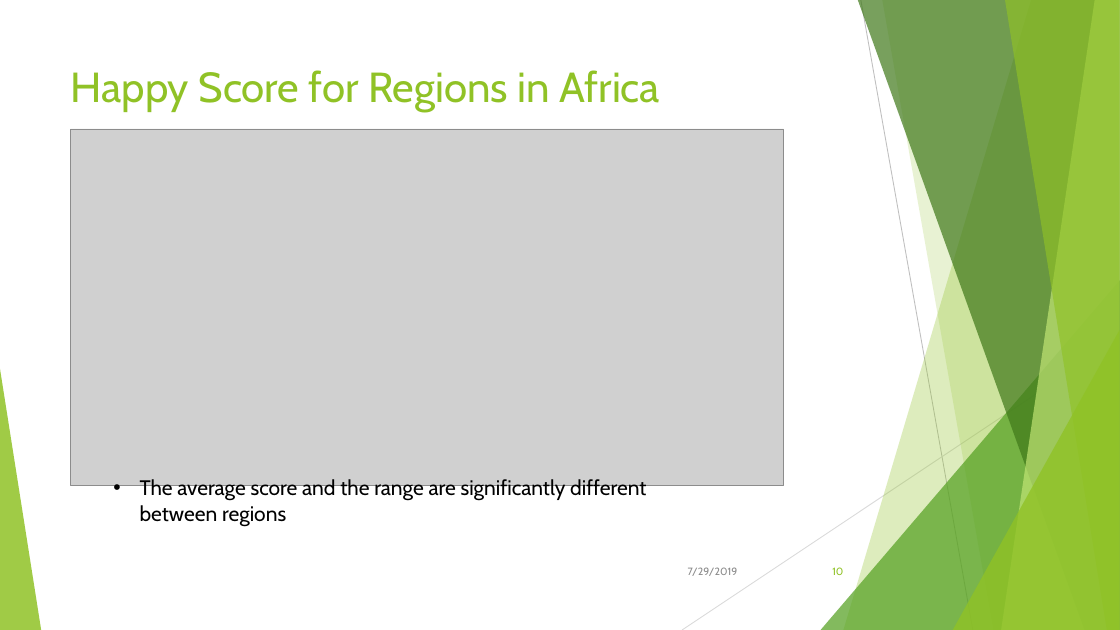
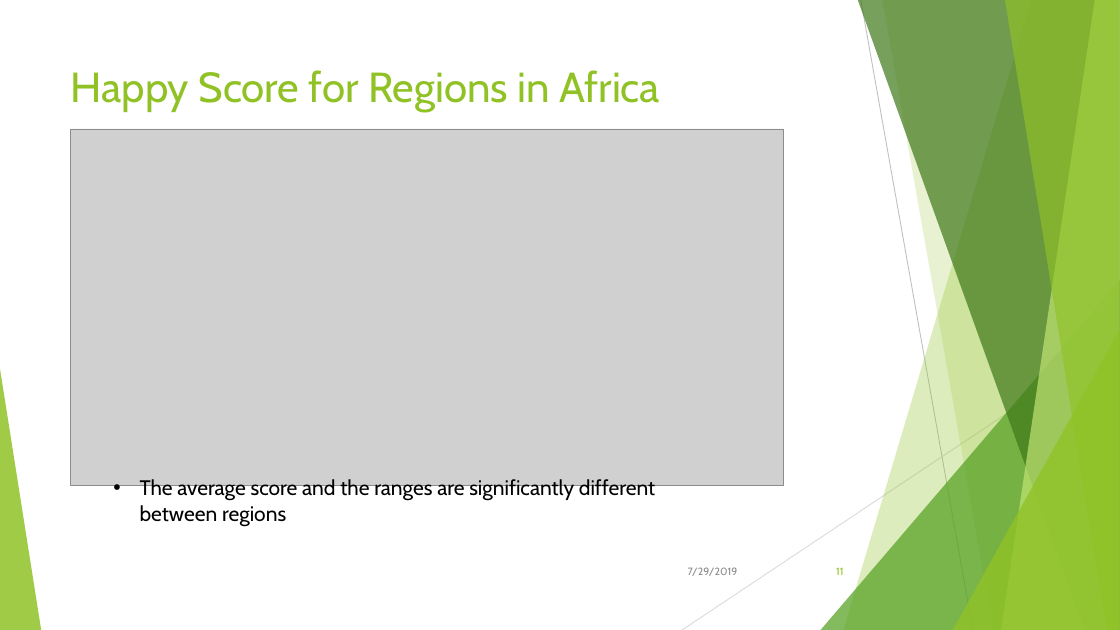
Before and after one commit to Kika000/Project-1, a slide deck: slide 11 of What Makes the World Happy.pptx (slide 10 before the commit). Drawn at 1120x630 pixels with LibreOffice and Linux fonts; fonts in the diff are those of the drawing; grey boxes stand for pictures. Boxes give left, top, right and bottom in pixels: in the first picture for what was removed or moved away, otherwise in the second. Text is boxed around its words. In the diff, an @@ line names an element or a change of style, - is before the commit and + after.

```diff
--- a/What Makes the World Happy.pptx
+++ b/What Makes the World Happy.pptx
@@ text at (140, 479, 655, 527): text changed @@
-• The average score and the range are significantly different between regions
+• The average score and the ranges are significantly different between regions
@@ page number at (836, 567, 843, 575): text changed @@
-10
+11
```
Also in this commit, not shown: 9 other slides changed, 1 slide added.
